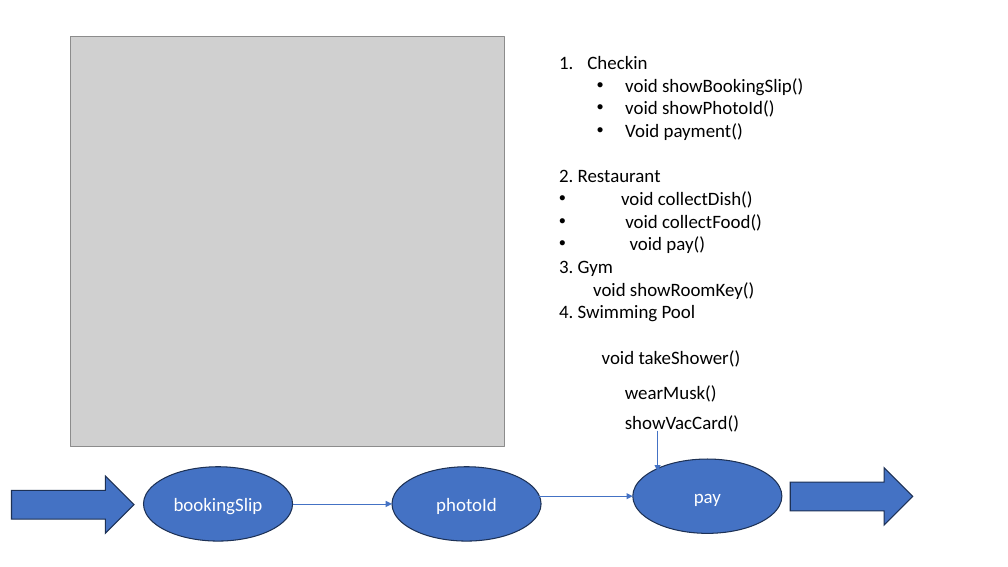
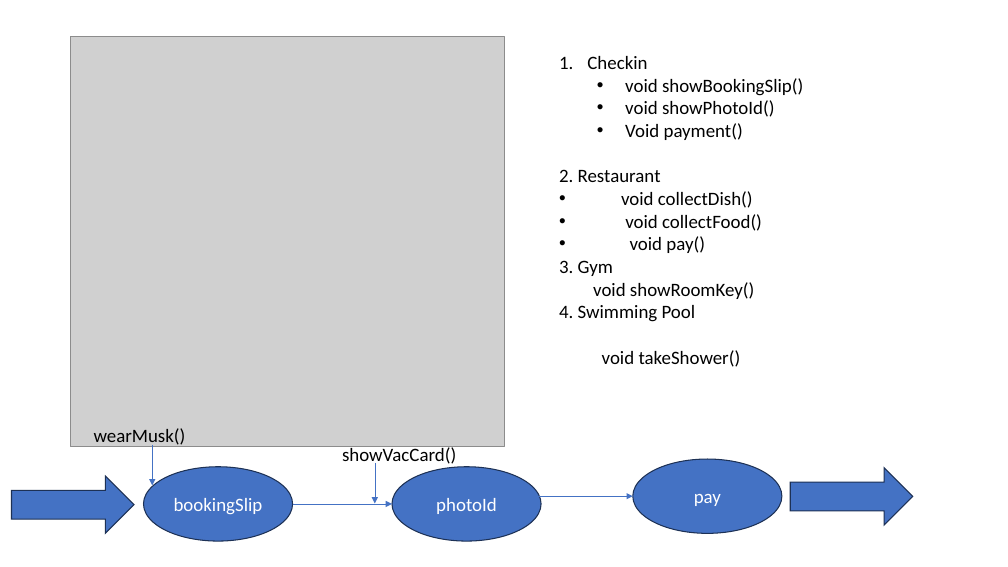
Before and after one commit to jayanta1971/wiprojulytrain, a slide deck: slide 6 of ppt/day-8-java_29_7_2025.pptx. Drawn at 1008x567 pixels with LibreOffice and Linux fonts; fonts in the diff are those of the drawing; grey boxes stand for pictures. Boxes give left, top, right and bottom in pixels: in the first picture for what was removed or moved away, otherwise in the second. Text is boxed around its words. In the diff, an @@ line names an element or a change of style, - is before the commit and + after.

```diff
--- a/ppt/day-8-java_29_7_2025.pptx
+++ b/ppt/day-8-java_29_7_2025.pptx
@@ text "wearMusk()": place and size @@
-text "wearMusk()" at (625, 385, 717, 402)
+text "wearMusk()" at (94, 428, 186, 448)
@@ arrow added from (152, 445) to (152, 485), #4472C4 0.5 pt @@
@@ text "showVacCard()": place and size @@
-text "showVacCard()" at (625, 415, 739, 434)
+text "showVacCard()" at (342, 445, 456, 466)
@@ arrow moved from (658, 431) - (658, 471) to (375, 463) - (375, 504) @@
```
Also in this commit, not shown: 37 other files.
